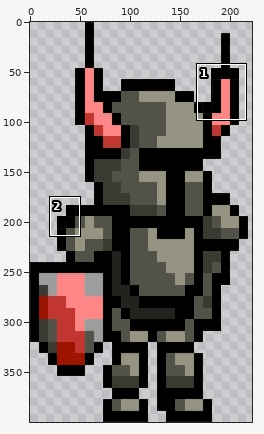
Sprite sheet: assets/images/fighter sprites/fighter-no-weapon.png. Above: a wide view before the commit, with the close-up outlined.
Close-up. Before the edit:
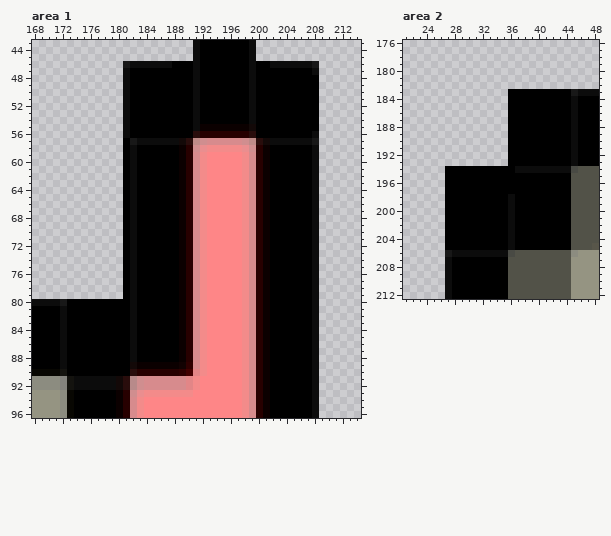
The file is 300x400 pixels. Colours within 5 levels of each other are drawn and written as one. Shown: area 1: x 168..214, y 43..96; area 2: x 21..48, y 176..212. The wide view leaves out empty margins.
And afterwards:
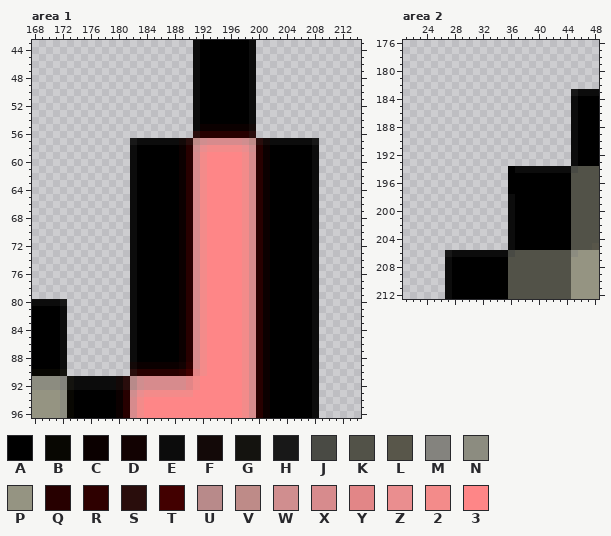
Palette (. is transparent): A #000000  B #080702  C #0b0000  D #120202  E #0c0c0c  F #130908  G #14130f  H #181818  J #494a44  K #525248  L #58564a  M #84837e  N #8c8c80  P #959482  Q #270000  R #2e0000  S #290d0c  T #420000  U #b88a8a  V #be8b88  W #d08e8f  X #d78b8d  Y #e28687  Z #ea8e8f  2 #f38b8a  3 #fe8687
The exact change:
Area 1:
y 46: x 181..190 HEEEEEEAAA -> ..........; x 200..208 AAEEEEEEH -> .........
y 47: x 181..190 EAAAAAAAAA -> ..........; x 200..208 AAAAAAAAE -> .........
y 48..55: x 181..190 EAAAAAAAAA -> ..........; x 200..208 AAAAAAAAA -> .........
y 56: x 181..190 EAAAAAAAAA -> ..........; x 200..208 AAAAAAAAE -> .........
y 57..79: x 181 A -> .
y 80..90: x 173..181 AAAAAAAAA -> .........
Area 2:
y 183..193: x 36..44 AAAAAAAAA -> .........
y 194..205: x 27..35 AAAAAAAAA -> .........
